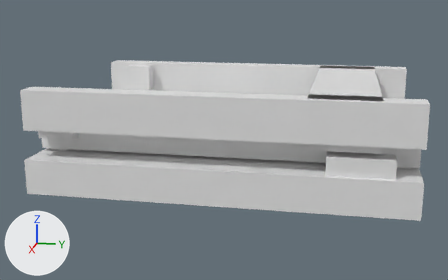
One commit to the glTF model assets/source/infrastructure/directorate/conveyors/models/io_in/disconnected_lod2.glb: the scene before it, then after it.
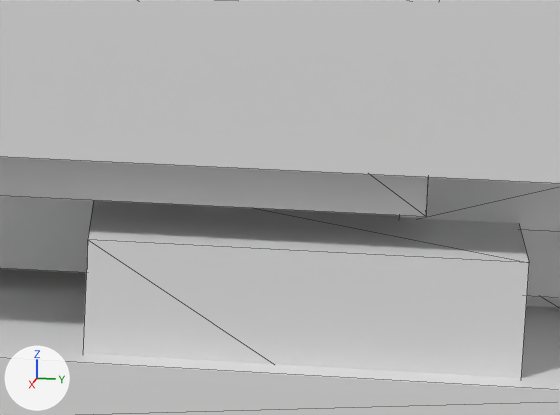
Each version is shown whole from a 50 mm camera at (0.3955, 0.0703, 0.4065) aimed at (0.0043, -0.0079, 0.3087), then close up on the part from 70% to 90% of the width and 43% to 66% of the height. Arrows for +X, +Y and +Z are at lower left; the lights stay in place. The last two pictures show the newer version. The close-ups show mesh edges as thin lines. Vertices at exactly the same position are counted once.

In view in the first close-up: 'disconnected_lod2'.
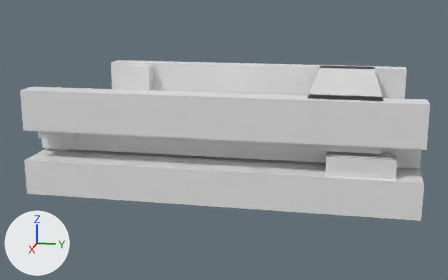
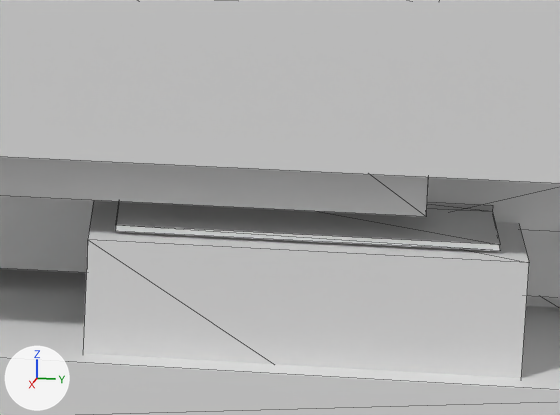
The change, as JSON lines over the scene's bpy script:
```json
{"block": "me_disconnected_lod2", "where": "# used by ob_disconnected_lod2; location = (0.0, 0.0, 0.0)"}
{"op": "remove", "block": "me_disconnected_lod2", "code": "me_disconnected_lod2.from_pydata(...)  # 148 vertices, 232 faces; spans x -0.078..0.078, y -0.111..0.111, z 0.289..0.35"}
{"op": "add", "block": "me_disconnected_lod2", "code": "me_disconnected_lod2.from_pydata(...)  # 164 vertices, 256 faces; spans x -0.078..0.078, y -0.111..0.111, z 0.289..0.35"}
{"block": "me_disconnected_lod2", "change": "me_disconnected_lod2 part 1: a new loose piece, a box spanning x 0.05556..0.07278, y 0.06333..0.095, z 0.31972..0.32028"}
{"block": "me_disconnected_lod2", "change": "me_disconnected_lod2 part 2: a new loose piece, a box spanning x 0.05556..0.06222, y 0.08667..0.095, z 0.32033..0.32089"}
```

Pixel boxes (x1, y1, x2, y2) of what changed, in the close-ups (560 x 415 px):
```json
{"part": 1, "of": "me_disconnected_lod2", "change": "added", "after": [115, 201, 500, 251]}
{"part": 2, "of": "me_disconnected_lod2", "change": "added", "after": [427, 202, 493, 212]}
```
